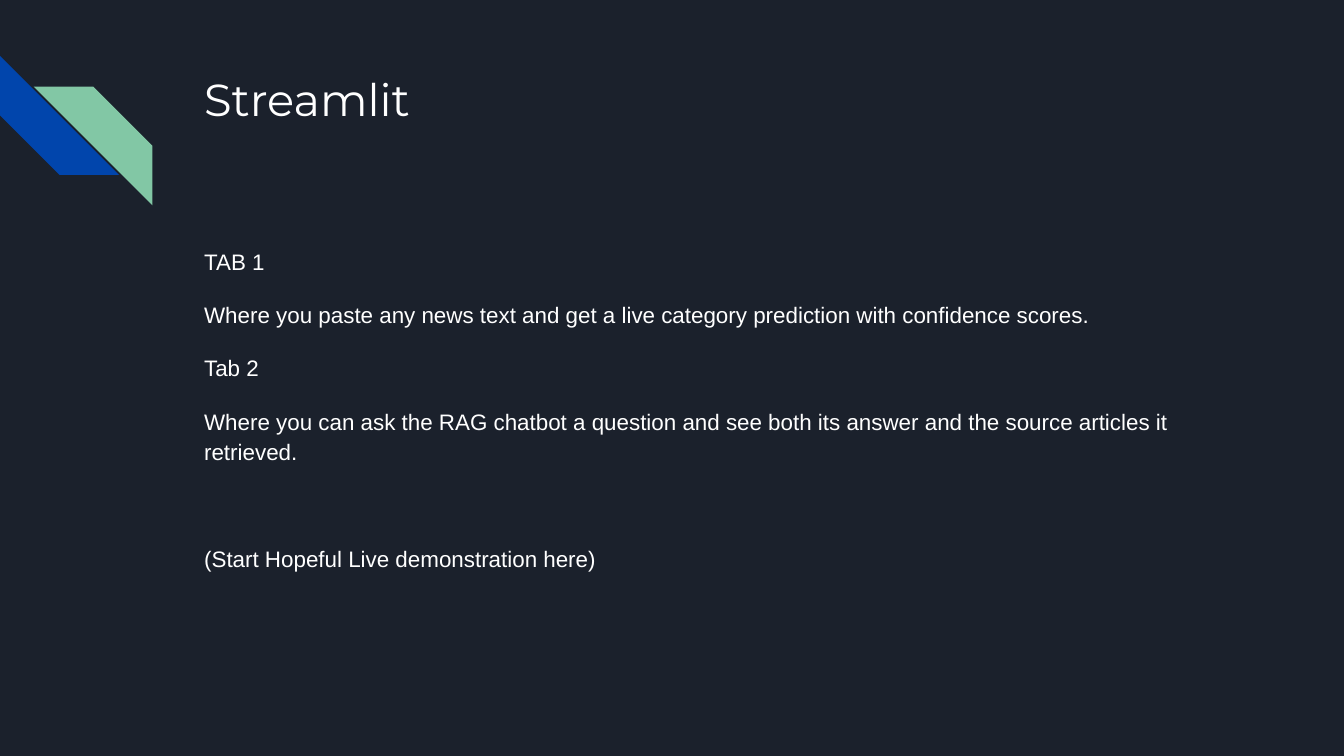
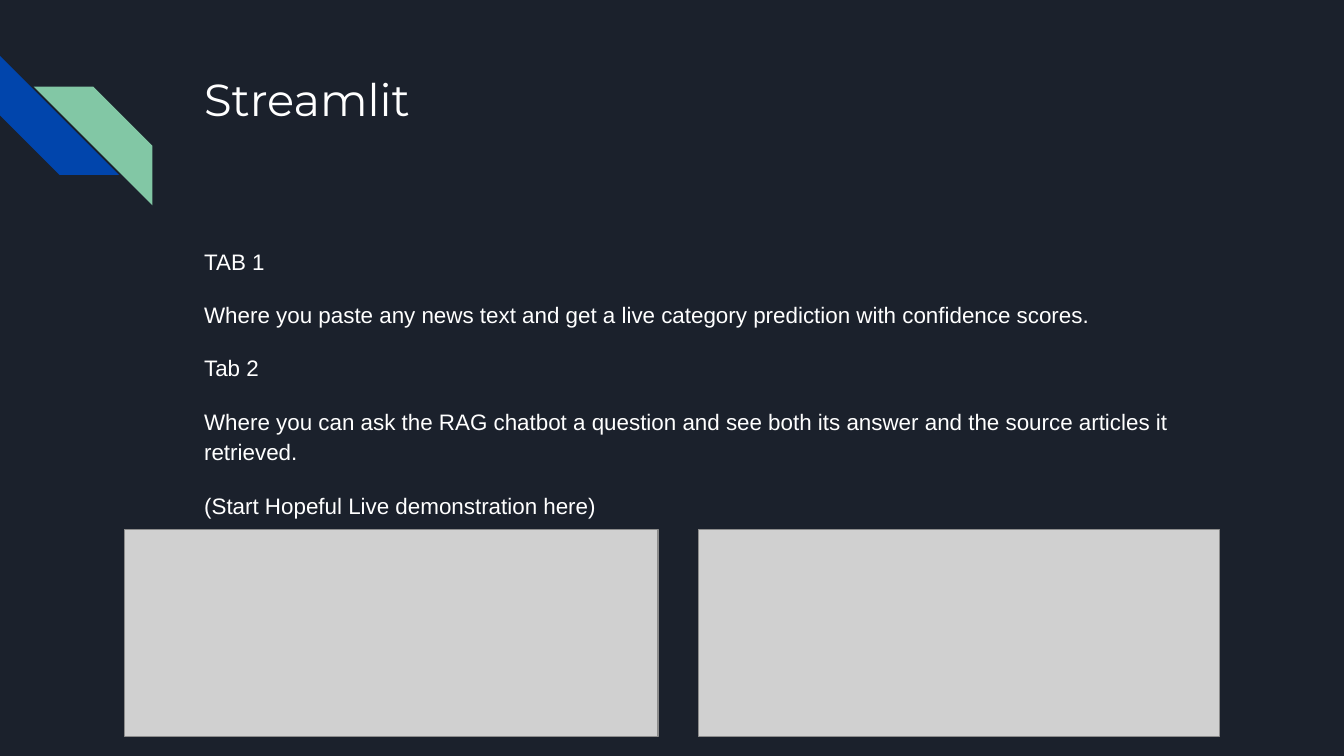
Before and after one commit to Geoanto8043/itc6110-nlp-project, a slide deck: slide 14 of report/NLP BBC Project .pptx (slide 13 before the commit). Drawn at 1344x756 pixels with LibreOffice and Linux fonts; fonts in the diff are those of the drawing; grey boxes stand for pictures. Boxes give left, top, right and bottom in pixels: in the first picture for what was removed or moved away, otherwise in the second. Text is boxed around its words. In the diff, an @@ line names an element or a change of style, - is before the commit and + after.

Commit message:
Add live app screenshots to report and deck (closes edit 2.6)

```diff
--- a/report/NLP BBC Project .pptx
+++ b/report/NLP BBC Project .pptx
@@ text "TAB 1" rewrapped from [204,254,1167,572] to [204,254,1167,519] @@
@@ picture added at [125,530,659,737] @@
@@ picture added at [699,530,1219,737] @@
```
Also in this commit, not shown: 4 other slides changed, 3 slides added, 2 slides removed, 3 other files.
